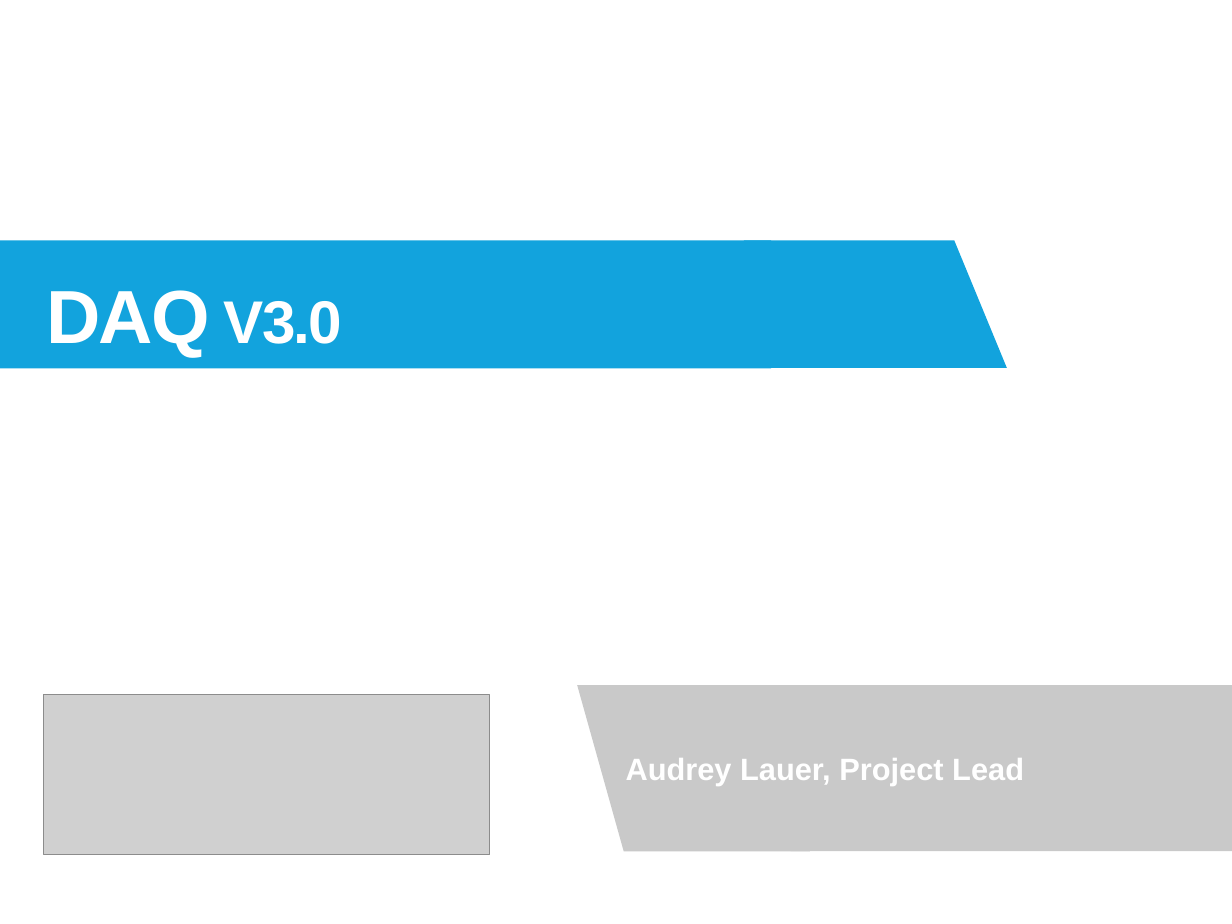
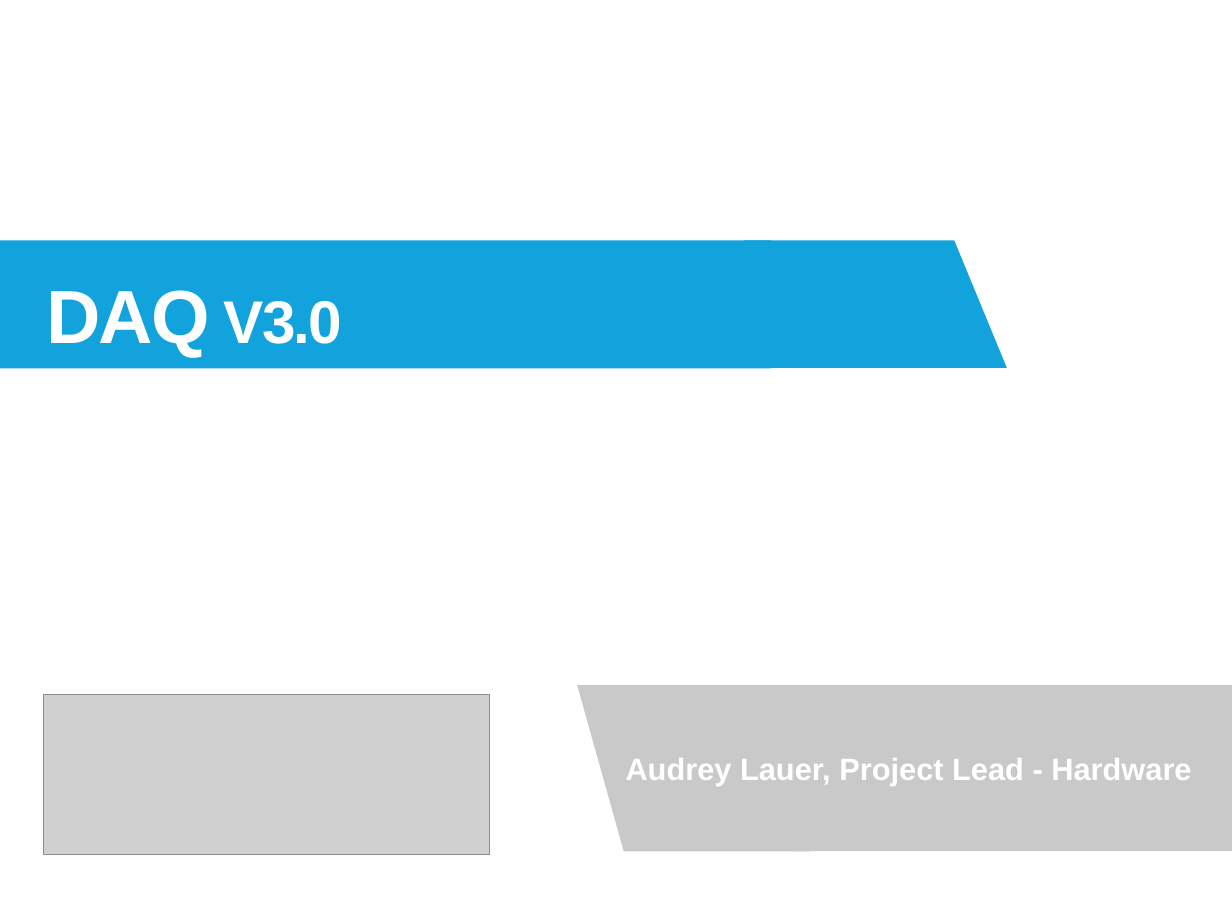
Before and after one commit to eRacing/DAQ, a slide deck: slide 1 of doc/DAQ_v3_DR1.pptx. Drawn at 1232x924 pixels with LibreOffice and Linux fonts; fonts in the diff are those of the drawing; grey boxes stand for pictures. Boxes give left, top, right and bottom in pixels: in the first picture for what was removed or moved away, otherwise in the second. Text is boxed around its words. In the diff, an @@ line names an element or a change of style, - is before the commit and + after.

```diff
--- a/doc/DAQ_v3_DR1.pptx
+++ b/doc/DAQ_v3_DR1.pptx
@@ text at bbox=[626, 758, 1191, 785]: text changed @@
-Audrey Lauer, Project Lead
+Audrey Lauer, Project Lead - Hardware
```
Also in this commit, not shown: 2 other slides changed, 6 slides added, 15 slides removed, 2 other files.
